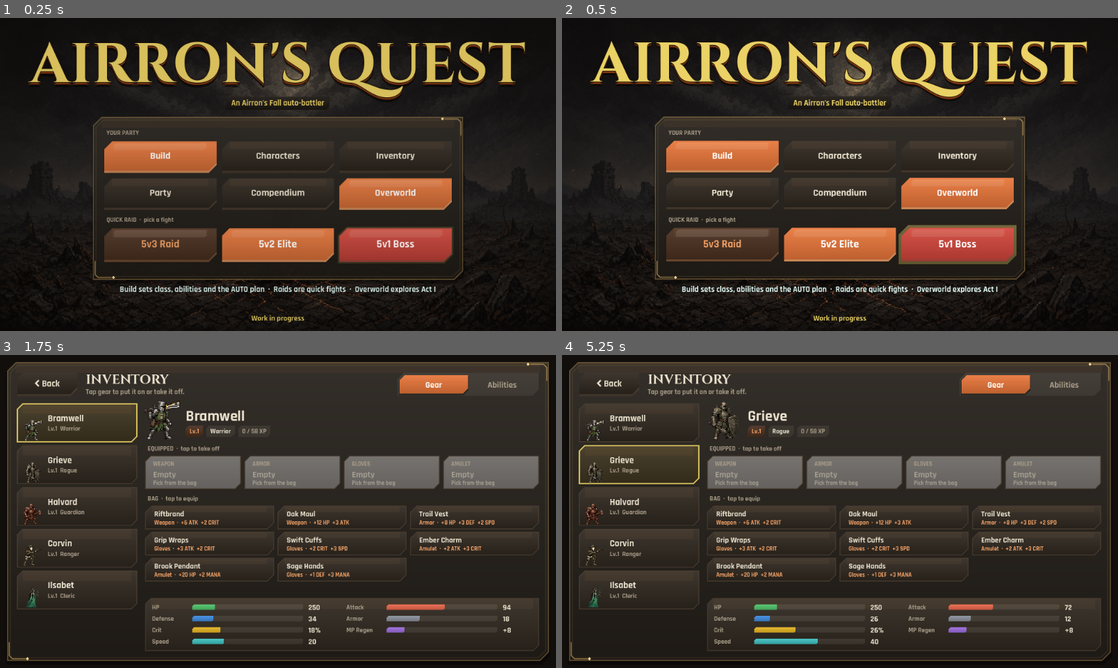
Above: before the commit, frames 1-4 (two rows, left to right).
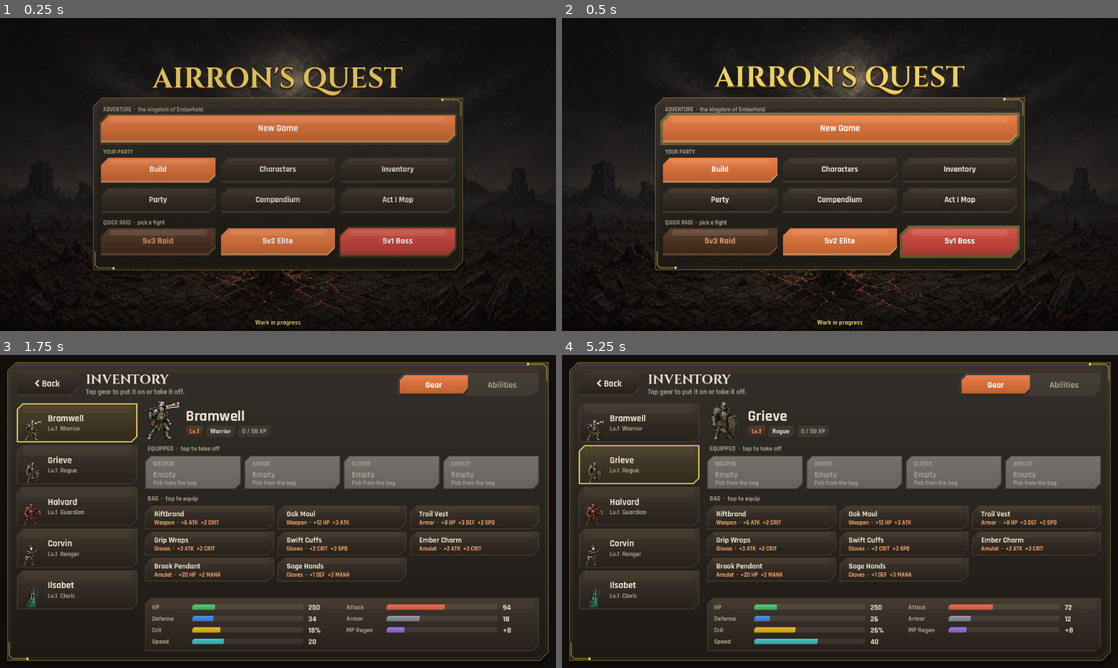
Above: after the commit, the same moments.

Repository: airronkennedy/riftstrike
Game: Godot game, scene res://main.tscn
Two runs of this game, one before a commit and one after it. Both use one fixed random seed, a clock stepped at 60 frames per second and the inputs below.
Inputs (mouse positions are in pixels of both pictures, inside the frame that each line leads up to):
- Up to frame 1 (0.25 s): no input
- Up to frame 2 (0.5 s): no input
- Up to frame 3 (1.75 s): tap Enter at 0.5 s; move the mouse to (400, 495) at 0.52 s; hold Right 0.53-1.25 s; tap R at 0.6 s; click (400, 495) at 0.67 s; tap Space at 0.77 s; drag from (166, 527) to (250, 574) at 1.27 s
- Up to frame 4 (5.25 s): tap Space at 2, 3.5, 3.77, 5 s; move the mouse to (895, 442) at 2.02 s; hold Right 2.03-2.75 s; tap Enter at 2.1, 2.75, 4.25 s; tap R at 2.3, 3.8 s; drag from (812, 574) to (673, 464) at 2.77 s; move the mouse to (1006, 558) at 3.52 s; hold Left 3.53-4.25 s; tap Backspace at 3.6 s; drag from (673, 464) to (756, 433) at 4.27 s; move the mouse to (867, 511) at 5.02 s; hold Down from 5.03 s (still down); tap Tab at 5.1 s; click (867, 511) at 5.17 s

The runs differ from the first frame. In frame 1, 23% of the frame differs, in the area x 5-95%, y 7-99%; in frame 2, 25%; in frame 3, less than 0.1%; in frame 4, less than 0.1%.

Commit message:
Main flow: title New Game/Continue -> Emberhold kingdom -> region side-view battles -> back with party HP; shared AF theme (chamfered plates) used by battle HUD

Diff:
--- a/project.godot
+++ b/project.godot
@@ -15,6 +15,7 @@
 [autoload]
 
 Encounters="*res://scripts/encounters.gd"
+QuestFlow="*res://scripts/quest_flow.gd"
 
 [display]
 
--- a/scripts/battle_hud.gd
+++ b/scripts/battle_hud.gd
@@ -5,14 +5,14 @@
 ## Layout (landscape): turn timeline across the top, command menu upper right, party cards bottom right,
 ## speed / auto / tips bar bottom left. game.gd owns the rules; this file only draws and routes taps.
 
-const GOLD := Color("#d9ad62")
-const GOLD_HI := Color("#f4d796")
-const PARCH := Color("#ece3cf")
-const PARCH_DIM := Color("#b9ab92")
-const EMBER := Color("#ee7a3a")
+const GOLD := AfTheme.GOLD_DARK # shared Airron's Fall palette (scripts/ui/af_theme.gd)
+const GOLD_HI := AfTheme.GOLD
+const PARCH := AfTheme.INK
+const PARCH_DIM := AfTheme.MUTED
+const EMBER := AfTheme.EMBER
 const ASH := Color(0.086, 0.074, 0.06, 0.9)
 const INK := Color(0.035, 0.03, 0.025, 0.94)
-const FOE := Color("#d2584a")
+const FOE := AfTheme.CORAL
 const HP_G := Color("#6fcf6a")
 const MP_B := Color("#5aa8ff")
 const YEL := Color("#f2c94c")
--- a/scripts/game.gd
+++ b/scripts/game.gd
@@ -544,6 +544,9 @@
 		if AfRoster.FOES.has(want) and str(AfRoster.FOES[want].tier) == "boss":
 			return want
 		return str(pick(AfRoster.FOE_ART.boss))
+	var rf: Dictionary = encounter.get("foes", {})
+	if tier == "regular" and rf.has(kind) and not (rf[kind] as Array).is_empty():
+		return str(pick(rf[kind]))
 	var table: Dictionary = AfRoster.FOE_ART[tier]
 	var k: String = kind if table.has(kind) else "torch"
 	return str(pick(table[k]))
@@ -2923,8 +2926,8 @@
 ## Airron's Fall frame: a chamfered plate (top-left and bottom-right corners cut), a soft top-lit gradient,
 ## a gold hairline, and on large panels an inner rule plus corner filigree. Every screen draws through this,
 ## so all of Airron's Quest shares the Airron's Fall look.
-const AF_GOLD := Color("#d9ad62")
-const AF_GOLD_HI := Color("#f4d796")
+const AF_GOLD := AfTheme.GOLD_DARK
+const AF_GOLD_HI := AfTheme.GOLD
 func af_chamfer(r: Rect2, c: float) -> PackedVector2Array:
 	if c < 0.75:
 		return PackedVector2Array([r.position, Vector2(r.end.x, r.position.y), r.end, Vector2(r.position.x, r.end.y)])
@@ -3472,20 +3475,26 @@
 	sfx.tone(330, 0.06, "square", 0.03)
 	stash_party_mp()
 	save_cfg()
-	if not encounter.is_empty():
+	if kingdom_battle():
+		return_to_kingdom(false)
+	elif not encounter.is_empty():
 		end_encounter_return()
 	else:
 		to_title()
 
 
 func results_primary() -> void:
-	if not encounter.is_empty():
+	if kingdom_battle():
+		return_to_kingdom(G != null and G.result == "win")
+	elif not encounter.is_empty():
 		end_encounter_return()
 	else:
 		start_fight(last_raid)
 
 
 func results_title() -> void:
+	if kingdom_battle():
+		return_to_kingdom(G != null and G.result == "win"); return
 	encounter = {}
 	to_title()
 
@@ -4213,7 +4222,7 @@
 		img(ka, 0, 0, kw, kh, (VWc - kw * ks) / 2.0, (VHc - kh * ks) / 2.0, kw * ks, kh * ks)
 	draw_rect(Rect2(0, 0, VWc, VHc), Color(0.07, 0.05, 0.04, 0.45))
 	if HUD != null: HUD.draw_embers(self, 1.0)
-	var short := VHc <= 430
+	var short := VHc <= 640
 	var vw := VWc
 	var L := clampf3(32, VHc * 0.09, 64) if short else clampf3(46, vw * 0.135, 108)
 	var pad: float = 14.0 if short else 20.0
@@ -4226,7 +4235,7 @@
 	var menu_rows: int = 1 if menu_one_row else 2
 	var raid_one_row: bool = sw >= 3.0 * 130.0 + 2.0 * gap + pad * 2.0
 	var raid_rows: int = 1 if raid_one_row else 2
-	var sheet_h: float = pad * 2.0 + lab_h * 2.0 + float(menu_rows) * (mbh + gap) + float(raid_rows) * (rbh + gap) + 2.0
+	var sheet_h: float = pad * 2.0 + lab_h * 3.0 + rbh + gap + float(menu_rows) * (mbh + gap) + float(raid_rows) * (rbh + gap) + 2.0
 	var tag_h: float = 0.0 if short else 40.0
 	var hint_fs: float = clampf3(12, vw * 0.03, 15)
 	var hint_h: float = 0.0 if short else hint_fs * 2.2
@@ -4253,6 +4262,20 @@
 	var iy: float = sr.position.y + pad
 	var ix: float = sr.position.x + pad
 	var iw: float = sw - pad * 2.0
+	# The adventure: the Emberhold kingdom is the main flow (QuestFlow autoload).
+	section_label("ADVENTURE  ·  the kingdom of Emberhold", ix, iy + lab_h * 0.4, short)
+	iy += lab_h
+	var qf := get_node_or_null("/root/QuestFlow")
+	var has_save: bool = qf != null and qf.has_save()
+	var aw: float = (iw - gap) / 2.0
+	var afs: float = 17.0 if short else 21.0
+	if has_save:
+		pill("k_cont", Rect2(ix, iy, aw, rbh), "Continue", "primary", afs, func(): qf.open_kingdom(), false, false, true)
+		var sure: bool = now - new_game_armed < 3000.0
+		pill("k_new", Rect2(ix + aw + gap, iy, aw, rbh), "Tap again: start over" if sure else "New Game", "danger" if sure else "soft", afs * (0.75 if sure else 1.0), func(): title_new_game())
+	else:
+		pill("k_new", Rect2(ix, iy, iw, rbh), "New Game", "primary", afs, func(): title_new_game(), false, false, true)
+	iy += rbh + gap
 	section_label("YOUR PARTY", ix, iy + lab_h * 0.4, short)
 	iy += lab_h
 	var menus := [
@@ -4261,7 +4284,7 @@
 		["inv", "Inventory", "soft", func(): open_inv()],
 		["party", "Party", "soft", func(): open_party()],
 		["cmp", "Compendium", "soft", func(): open_compendium()],
-		["ow", "Overworld", "primary", func(): open_overworld()],
+		["ow", "Act I Map", "soft", func(): open_overworld()],
 	]
 	var mfs: float = 15.0 if short else 18.0
 	var row_counts: Array = [menus.size()] if menu_one_row else [3, menus.size() - 3]
@@ -4294,7 +4317,7 @@
 			pill(sp2[0], r2, sp2[1], sp2[2], bfs, func(): start_fight(n2), false, false, sp2[0] == "raid1")
 	y = sr.end.y + 10.0
 	if not short:
-		var hint: String = "Build sets class, abilities and the AUTO plan  ·  Raids are quick fights  ·  Overworld explores Act I"
+		var hint: String = "New Game starts the Emberhold adventure  ·  Build sets class, abilities and the AUTO plan  ·  Raids are quick fights"
 		text(hint, cx, y + hint_fs * 0.6, fit_size(hint, hint_fs, vw - 24.0, 10.0), Color("#e9fff9"), "center", 3, Color(0, 0, 0, 0.7))
 	var cfs := 12.0 if short else 14.0
 	var cy := VHc - (4.0 if short else 10.0) - cfs
@@ -4766,6 +4789,50 @@
 		draw_rect(Rect2(0, 0, VWc, VHc), ca(Color(0.02, 0.015, 0.01, 0.55 * (1.0 - ui_in) * (1.0 - ui_in))))
 
 # ---------------------------------------------------------------- screens
+var new_game_armed := -10000.0
+func title_new_game() -> void:
+	var qf := get_node_or_null("/root/QuestFlow")
+	if qf == null: return
+	if qf.has_save() and now - new_game_armed >= 3000.0:
+		new_game_armed = now; sfx.tone(330, 0.06, "square", 0.03); return
+	sfx.tone(660, 0.08, "triangle", 0.04)
+	qf.new_game()
+
+## A battle the kingdom asked for (QuestFlow): that region's foes, its Airron's Fall backdrop, party HP from the kingdom.
+func start_kingdom_battle(region: String) -> void:
+	var qf := get_node_or_null("/root/QuestFlow")
+	if qf == null: return
+	var e: Dictionary = qf.encounter_for(region)
+	encounter = e
+	new_battle(3)
+	if AREAS.has(str(e.area)): battle_area = str(e.area)
+	var frac: float = qf.party_hp_frac()
+	for u in G.units:
+		if u.team == "blue": u.hp = maxi(1, int(roundf(float(u.maxhp) * frac)))
+	phase = "battle"; paused = false; screen = ""
+	begin_timeline()
+	banner.text = "AMBUSH!"
+	banner.sub = str(e.get("region", "")).capitalize() + "  ·  Lv." + str(int(e.get("level", 1)))
+	banner.color = "yellow"; banner.life = 1400.0
+	sfx.tone(392, 0.09, "square", 0.04)
+
+func kingdom_battle() -> bool:
+	var qf := get_node_or_null("/root/QuestFlow")
+	return qf != null and qf.in_kingdom_battle
+
+## Back to the kingdom with the party's remaining HP share.
+func return_to_kingdom(won: bool) -> void:
+	var qf := get_node_or_null("/root/QuestFlow")
+	var tot := 0.0
+	var left := 0.0
+	if G != null:
+		for u in G.units:
+			if u.team == "blue":
+				tot += float(u.maxhp); left += 0.0 if u.dead else float(maxi(0, u.hp))
+	stash_party_mp(); save_cfg()
+	encounter = {}
+	if qf != null: qf.finish_battle(won, left / maxf(1.0, tot))
+
 func to_title() -> void:
 	encounter = {}
 	ow_menu_open = false
@@ -5074,6 +5141,9 @@
 	layout()
 	build_terrain(); terrain_built = true
 	to_title()
+	var qf := get_node_or_null("/root/QuestFlow")
+	if qf != null and qf.in_kingdom_battle and qf.pending_region != "":
+		start_kingdom_battle(qf.pending_region)
 	if params.get("auto", "") == "1":
 		AUTO = true; start_fight(int(params.get("enemies", str(last_raid))))
 	if params.has("shot") and not OS.has_feature("web"): _autotest()
--- /dev/null
+++ b/scripts/quest_flow.gd
@@ -0,0 +1,76 @@
+extends Node
+## Autoload "QuestFlow": the main Airron's Quest loop between the Emberhold kingdom and the side-view battle.
+##   title (main.tscn) -> New Game / Continue -> kingdom (scenes/kingdom.tscn)
+##   kingdom danger meter fills -> Encounters.random_battle_requested(region) -> main.tscn runs that region's fight
+##   fight ends -> party_hp written to user://kingdom.cfg -> Encounters.finish_random_battle(won) -> back to the kingdom spot
+
+const KINGDOM_SCENE := "res://scenes/kingdom.tscn"
+const MAIN_SCENE := "res://main.tscn"
+const KINGDOM_SAVE := "user://kingdom.cfg"
+
+## Region battles: Airron's Fall backdrop, foe art per archetype, archetype mix, level range.
+const REGION_BATTLES := {
+	"meadow": {"area": "stillmoss-cloister", "level": [1, 2], "kinds": ["torch", "torch", "tnt"],
+		"foes": {"torch": ["ashling", "gnat"], "barrel": ["pilgrim"], "tnt": ["moth"]}},
+	"forest": {"area": "gallowbough-orchard", "level": [2, 3], "kinds": ["torch", "barrel", "tnt"],
+		"foes": {"torch": ["mote", "gnat"], "barrel": ["brute"], "tnt": ["moth", "chanter"]}},
+	"highlands": {"area": "tollstone-quarry", "level": [3, 4], "kinds": ["barrel", "torch", "tnt"],
+		"foes": {"torch": ["lancer"], "barrel": ["brute", "pilgrim"], "tnt": ["chanter"]}},
+	"shore": {"area": "starwreck-strand", "level": [2, 4], "kinds": ["torch", "tnt", "torch"],
+		"foes": {"torch": ["mote", "ashling"], "barrel": ["pilgrim"], "tnt": ["moth"]}},
+	"road": {"area": "riven-choir", "level": [1, 3], "kinds": ["torch", "barrel", "torch"],
+		"foes": {"torch": ["lancer", "ashling"], "barrel": ["brute"], "tnt": ["chanter"]}},
+}
+
+var pending_region := "" # set while a kingdom battle is starting or running
+var in_kingdom_battle := false
+
+func _ready() -> void:
+	var e := get_node_or_null("/root/Encounters")
+	if e != null:
+		e.random_battle_requested.connect(_on_battle_requested)
+
+func _on_battle_requested(region_id: String) -> void:
+	pending_region = region_id if REGION_BATTLES.has(region_id) else "meadow"
+	in_kingdom_battle = true
+	get_tree().change_scene_to_file.call_deferred(MAIN_SCENE)
+
+## Encounter dictionary for game.gd start_encounter().
+func encounter_for(region_id: String) -> Dictionary:
+	var r: Dictionary = REGION_BATTLES.get(region_id, REGION_BATTLES.meadow)
+	var n := randi_range(2, 3)
+	var kinds: Array = (r.kinds as Array).slice(0, n)
+	var lv: Array = r.level
+	return {"area": str(r.area), "kinds": kinds, "level": randi_range(int(lv[0]), int(lv[1])), "foes": r.foes, "region": region_id}
+
+func has_save() -> bool:
+	return FileAccess.file_exists(KINGDOM_SAVE)
+
+func party_hp_frac() -> float:
+	var cf := ConfigFile.new()
+	if cf.load(KINGDOM_SAVE) != OK: return 1.0
+	var mx := maxf(1.0, float(cf.get_value("kingdom", "hp_max", 80)))
+	return clampf(float(cf.get_value("kingdom", "hp", mx)) / mx, 0.05, 1.0)
+
+func new_game() -> void:
+	if FileAccess.file_exists(KINGDOM_SAVE):
+		DirAccess.remove_absolute(ProjectSettings.globalize_path(KINGDOM_SAVE))
+	open_kingdom()
+
+func open_kingdom() -> void:
+	pending_region = ""; in_kingdom_battle = false
+	get_tree().change_scene_to_file.call_deferred(KINGDOM_SCENE)
+
+## frac_left: the party's share of HP left after the fight (0..1). A loss leaves 1 HP: rest at the inn.
+func finish_battle(won: bool, frac_left: float) -> void:
+	var cf := ConfigFile.new()
+	cf.load(KINGDOM_SAVE)
+	var mx := int(cf.get_value("kingdom", "hp_max", 80))
+	var hp := int(roundf(clampf(frac_left, 0.0, 1.0) * mx))
+	hp = maxi(1, hp)
+	if won: hp = maxi(hp, int(mx * 0.1))
+	cf.set_value("kingdom", "hp", mini(hp, mx))
+	cf.save(KINGDOM_SAVE)
+	var e := get_node_or_null("/root/Encounters")
+	if e != null: e.finish_random_battle(won)
+	open_kingdom()
--- a/scripts/ui/af_theme.gd
+++ b/scripts/ui/af_theme.gd
@@ -36,8 +36,14 @@
 	sb.bg_color = fill
 	sb.border_color = border
 	sb.set_border_width_all(bw)
-	sb.set_corner_radius_all(rad)
-	sb.corner_detail = 10
+	# Airron's Fall plate: top-left and bottom-right corners cut on a straight diagonal (the CSS clip-path chamfer
+	# that game.gd rbox() and the battle HUD draw too), square top-right and bottom-left.
+	var cut := int(roundf(rad * 0.55))
+	sb.corner_radius_top_left = cut
+	sb.corner_radius_bottom_right = cut
+	sb.corner_radius_top_right = 0
+	sb.corner_radius_bottom_left = 0
+	sb.corner_detail = 1
 	sb.anti_aliasing = true
 	sb.set_content_margin_all(pad)
 	if shadow > 0:
@@ -56,8 +62,8 @@
 	t.default_font = body
 	t.default_font_size = 18
 	# Panels: flat ash sheet, and the carved Airron's Fall frame (ui_panel_9) for dialogs.
-	t.set_stylebox("panel", "Panel", _box(Color(SHEET, 0.96), LINE, 2, 14, 10))
-	t.set_stylebox("panel", "PanelContainer", _box(Color(SHEET, 0.96), LINE, 2, 14, 10, 14))
+	t.set_stylebox("panel", "Panel", _box(Color(SHEET, 0.96), Color(GOLD_DARK, 0.55), 1, 30, 10))
+	t.set_stylebox("panel", "PanelContainer", _box(Color(SHEET, 0.96), Color(GOLD_DARK, 0.55), 1, 30, 10, 14))
 	var frame := StyleBoxTexture.new()
 	frame.texture = load("res://assets/af/gen/ui_panel_9.png")
 	frame.set_texture_margin_all(28)
--- a/themes/airrons_fall.tres
+++ b/themes/airrons_fall.tres
@@ -17,11 +17,9 @@
 border_width_right = 2
 border_width_bottom = 2
 border_color = Color(0.3019608, 0.2509804, 0.2, 0.6)
-corner_radius_top_left = 22
-corner_radius_top_right = 22
-corner_radius_bottom_right = 22
-corner_radius_bottom_left = 22
-corner_detail = 10
+corner_radius_top_left = 12
+corner_radius_bottom_right = 12
+corner_detail = 1
 
 [sub_resource type="StyleBoxFlat" id="StyleBoxFlat_fnvo1"]
 content_margin_left = 12.0
@@ -34,11 +32,9 @@
 border_width_right = 2
 border_width_bottom = 2
 border_color = Color(0.91764706, 0.8235294, 0.4, 1)
-corner_radius_top_left = 22
-corner_radius_top_right = 22
-corner_radius_bottom_right = 22
-corner_radius_bottom_left = 22
-corner_detail = 10
+corner_radius_top_left = 12
+corner_radius_bottom_right = 12
+corner_detail = 1
 
 [sub_resource type="StyleBoxFlat" id="StyleBoxFlat_bqj7d"]
 content_margin_left = 12.0
@@ -51,11 +47,9 @@
 border_width_right = 2
 border_width_bottom = 2
 border_color = Color(0.9098039, 0.4627451, 0.22745098, 1)
-corner_radius_top_left = 22
-corner_radius_top_right = 22
-corner_radius_bottom_right = 22
-corner_radius_bottom_left = 22
-corner_detail = 10
+corner_radius_top_left = 12
+corner_radius_bottom_right = 12
+corner_detail = 1
 shadow_color = Color(0, 0, 0, 0.45)
 shadow_size = 6
 shadow_offset = Vector2(0, 2.4)
@@ -71,11 +65,9 @@
 border_width_right = 2
 border_width_bottom = 2
 border_color = Color(0.3019608, 0.2509804, 0.2, 1)
-corner_radius_top_left = 22
-corner_radius_top_right = 22
-corner_radius_bottom_right = 22
-corner_radius_bottom_left = 22
-corner_detail = 10
+corner_radius_top_left = 12
+corner_radius_bottom_right = 12
+corner_detail = 1
 shadow_color = Color(0, 0, 0, 0.45)
 shadow_size = 4
 shadow_offset = Vector2(0, 1.6)
@@ -91,11 +83,9 @@
 border_width_right = 2
 border_width_bottom = 2
 border_color = Color(0.9411765, 0.627451, 0.4, 1)
-corner_radius_top_left = 22
-corner_radius_top_right = 22
-corner_radius_bottom_right = 22
-corner_radius_bottom_left = 22
-corner_detail = 10
+corner_radius_top_left = 12
+corner_radius_bottom_right = 12
+corner_detail = 1
 shadow_color = Color(0, 0, 0, 0.45)
 shadow_size = 2
 shadow_offset = Vector2(0, 0.8)
@@ -111,11 +101,9 @@
 border_width_right = 1
 border_width_bottom = 1
 border_color = Color(0.91764706, 0.8235294, 0.4, 1)
-corner_radius_top_left = 9
-corner_radius_top_right = 9
-corner_radius_bottom_right = 9
-corner_radius_bottom_left = 9
-corner_detail = 10
+corner_radius_top_left = 5
+corner_radius_bottom_right = 5
+corner_detail = 1
 
 [sub_resource type="StyleBoxTexture" id="StyleBoxTexture_drsgc"]
 content_margin_left = 22.0
@@ -134,16 +122,14 @@
 content_margin_right = 10.0
 content_margin_bottom = 10.0
 bg_color = Color(0.14117648, 0.12156863, 0.09803922, 0.96)
-border_width_left = 2
-border_width_top = 2
-border_width_right = 2
-border_width_bottom = 2
-border_color = Color(0.3019608, 0.2509804, 0.2, 1)
-corner_radius_top_left = 14
-corner_radius_top_right = 14
-corner_radius_bottom_right = 14
-corner_radius_bottom_left = 14
-corner_detail = 10
+border_width_left = 1
+border_width_top = 1
+border_width_right = 1
+border_width_bottom = 1
+border_color = Color(0.78431374, 0.6627451, 0.2901961, 0.55)
+corner_radius_top_left = 17
+corner_radius_bottom_right = 17
+corner_detail = 1
 shadow_color = Color(0, 0, 0, 0.45)
 shadow_size = 10
 shadow_offset = Vector2(0, 4)
@@ -154,16 +140,14 @@
 content_margin_right = 14.0
 content_margin_bottom = 14.0
 bg_color = Color(0.14117648, 0.12156863, 0.09803922, 0.96)
-border_width_left = 2
-border_width_top = 2
-border_width_right = 2
-border_width_bottom = 2
-border_color = Color(0.3019608, 0.2509804, 0.2, 1)
-corner_radius_top_left = 14
-corner_radius_top_right = 14
-corner_radius_bottom_right = 14
-corner_radius_bottom_left = 14
-corner_detail = 10
+border_width_left = 1
+border_width_top = 1
+border_width_right = 1
+border_width_bottom = 1
+border_color = Color(0.78431374, 0.6627451, 0.2901961, 0.55)
+corner_radius_top_left = 17
+corner_radius_bottom_right = 17
+corner_detail = 1
 shadow_color = Color(0, 0, 0, 0.45)
 shadow_size = 10
 shadow_offset = Vector2(0, 4)
@@ -179,11 +163,9 @@
 border_width_right = 2
 border_width_bottom = 2
 border_color = Color(0.91764706, 0.8235294, 0.4, 1)
-corner_radius_top_left = 22
-corner_radius_top_right = 22
-corner_radius_bottom_right = 22
-corner_radius_bottom_left = 22
-corner_detail = 10
+corner_radius_top_left = 12
+corner_radius_bottom_right = 12
+corner_detail = 1
 shadow_color = Color(0, 0, 0, 0.45)
 shadow_size = 8
 shadow_offset = Vector2(0, 3.2)
@@ -199,11 +181,9 @@
 border_width_right = 2
 border_width_bottom = 2
 border_color = Color(0.9411765, 0.627451, 0.4, 1)
-corner_radius_top_left = 22
-corner_radius_top_right = 22
-corner_radius_bottom_right = 22
-corner_radius_bottom_left = 22
-corner_detail = 10
+corner_radius_top_left = 12
+corner_radius_bottom_right = 12
+corner_detail = 1
 shadow_color = Color(0, 0, 0, 0.45)
 shadow_size = 6
 shadow_offset = Vector2(0, 2.4)
@@ -219,11 +199,9 @@
 border_width_right = 2
 border_width_bottom = 2
 border_color = Color(0.91764706, 0.8235294, 0.4, 1)
-corner_radius_top_left = 22
-corner_radius_top_right = 22
-corner_radius_bottom_right = 22
-corner_radius_bottom_left = 22
-corner_detail = 10
+corner_radius_top_left = 12
+corner_radius_bottom_right = 12
+corner_detail = 1
 shadow_color = Color(0, 0, 0, 0.45)
 shadow_size = 2
 shadow_offset = Vector2(0, 0.8)
@@ -239,11 +217,9 @@
 border_width_right = 2
 border_width_bottom = 2
 border_color = Color(0.3019608, 0.2509804, 0.2, 1)
-corner_radius_top_left = 9
-corner_radius_top_right = 9
-corner_radius_bottom_right = 9
-corner_radius_bottom_left = 9
-corner_detail = 10
+corner_radius_top_left = 5
+corner_radius_bottom_right = 5
+corner_detail = 1
 
 [sub_resource type="StyleBoxFlat" id="StyleBoxFlat_2t1bf"]
 content_margin_left = 0.0
@@ -256,11 +232,9 @@
 border_width_right = 1
 border_width_bottom = 1
 border_color = Color(0.91764706, 0.8235294, 0.4, 1)
-corner_radius_top_left = 9
-corner_radius_top_right = 9
-corner_radius_bottom_right = 9
-corner_radius_bottom_left = 9
-corner_detail = 10
+corner_radius_top_left = 5
+corner_radius_bottom_right = 5
+corner_detail = 1
 
 [sub_resource type="StyleBoxFlat" id="StyleBoxFlat_7ktg1"]
 content_margin_left = 10.0
@@ -273,11 +247,9 @@
 border_width_right = 2
 border_width_bottom = 2
 border_color = Color(0.78431374, 0.6627451, 0.2901961, 1)
-corner_radius_top_left = 22
-corner_radius_top_right = 22
-corner_radius_bottom_right = 22
-corner_radius_bottom_left = 22
-corner_detail = 10
+corner_radius_top_left = 12
+corner_radius_bottom_right = 12
+corner_detail = 1
 shadow_color = Color(0, 0, 0, 0.45)
 shadow_size = 8
 shadow_offset = Vector2(0, 3.2)
--- /dev/null
+++ b/tools/shot_flow.gd
@@ -0,0 +1,44 @@
+extends SceneTree
+# Main-loop review shots: godot --path . --resolution 1024x576 --script res://tools/shot_flow.gd -- --out=/tmp/aqf
+var out := "/tmp/aqf"
+func shot(n: String) -> void:
+	await process_frame
+	await process_frame
+	await RenderingServer.frame_post_draw
+	root.get_viewport().get_texture().get_image().save_png(out + "/" + n + ".png")
+func wait(ms: float) -> void:
+	await create_timer(ms / 1000.0).timeout
+func _init() -> void:
+	for a in OS.get_cmdline_user_args():
+		if a.begins_with("--out="): out = a.substr(6)
+	DirAccess.make_dir_recursive_absolute(out)
+	_run.call_deferred()
+func _run() -> void:
+	change_scene_to_file("res://main.tscn")
+	await wait(900)
+	await shot("f1_title_new")
+	root.get_node("QuestFlow").new_game()
+	await wait(1500)
+	await shot("f2_kingdom_town")
+	current_scene.load_map("castle")
+	await wait(900)
+	await shot("f3_castle")
+	current_scene.load_map("overworld")
+	await wait(900)
+	await shot("f4_overworld")
+	current_scene.save_game()
+	root.get_node("Encounters").start_random_battle("highlands")
+	await wait(900)
+	current_scene.AUTO = false
+	var g = current_scene
+	var guard := 0
+	while guard < 200 and not (g.G.active != null and g.G.active.team == "blue" and g.G.mode == "select"):
+		await wait(50); guard += 1
+	await wait(500)
+	await shot("f5_battle_highlands")
+	g.run_battle()
+	await wait(1500)
+	change_scene_to_file("res://main.tscn")
+	await wait(900)
+	await shot("f6_title_continue")
+	quit()
--- /dev/null
+++ b/tools/test_quest_flow.gd
@@ -0,0 +1,57 @@
+extends SceneTree
+## Main loop: title -> New Game -> kingdom -> danger meter battle (region foes) -> results -> back to the same kingdom spot,
+## party HP lowered in user://kingdom.cfg.  godot --headless --path . --script res://tools/test_quest_flow.gd
+var fails := 0
+func ok(c: bool, m: String) -> void:
+	print(("ok   " if c else "FAIL ") + m)
+	if not c: fails += 1
+func wait(ms: float) -> void:
+	await create_timer(ms / 1000.0).timeout
+func _init() -> void:
+	_run.call_deferred()
+func _run() -> void:
+	change_scene_to_file("res://main.tscn")
+	await wait(600)
+	var qf = root.get_node("QuestFlow")
+	var enc = root.get_node("Encounters")
+	ok(current_scene != null and current_scene.scene_file_path == "res://main.tscn", "title scene up")
+	current_scene.sfx.muted = true
+	qf.new_game()
+	await wait(600)
+	ok(current_scene.scene_file_path == "res://scenes/kingdom.tscn", "New Game opens the kingdom")
+	var k = current_scene
+	k.load_map("overworld")
+	await wait(100)
+	var spot: Vector2 = k.player_pos
+	k.save_game()
+	ok(enc.has_battle_listener(), "battle listener connected")
+	enc.start_random_battle("forest")
+	await wait(700)
+	var g = current_scene
+	ok(g.scene_file_path == "res://main.tscn" and g.phase == "battle", "region battle started")
+	ok(g.battle_area == "gallowbough-orchard", "forest backdrop (" + str(g.battle_area) + ")")
+	var forest := ["mote", "gnat", "brute", "moth", "chanter"]
+	var foes_ok := true
+	for u in g.G.units:
+		if u.team == "red":
+			var id := str(u.K.img).trim_prefix("f_")
+			if not forest.has(id): foes_ok = false; print("  foe ", id)
+	ok(foes_ok, "forest foe set")
+	ok(g.G.ctb, "side-view timeline battle")
+	g.sfx.muted = true
+	g.AUTO = true; g.speed = 3
+	var guard := 0
+	while g.phase != "results" and guard < 1200:
+		await wait(50); guard += 1
+	ok(g.phase == "results", "battle finished (" + str(g.G.result) + ")")
+	# make sure HP is lowered: knock the party down before returning
+	for u in g.G.units:
+		if u.team == "blue" and not u.dead: u.hp = int(u.maxhp * 0.5)
+	g.results_primary()
+	await wait(700)
+	ok(current_scene.scene_file_path == "res://scenes/kingdom.tscn", "back in the kingdom")
+	var k2 = current_scene
+	ok(k2.map.get("id", "") == "overworld" and k2.player_pos.distance_to(spot) < 40.0, "same spot (%s vs %s)" % [k2.player_pos, spot])
+	ok(k2.party_hp < k2.party_hp_max, "party HP lowered (%d/%d)" % [k2.party_hp, k2.party_hp_max])
+	print("QUEST_FLOW ", "PASS" if fails == 0 else "FAIL %d" % fails)
+	quit()
Not shown, added: scripts/battle_hud.gd.uid
Not shown, added: tools/shot_battle.gd.uid
Not shown, added: tools/shot_kingdom.gd.uid
